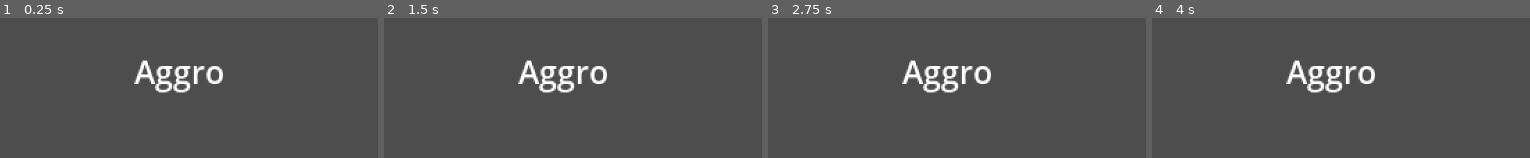
Above: before the commit, frames 1-4 (left to right).
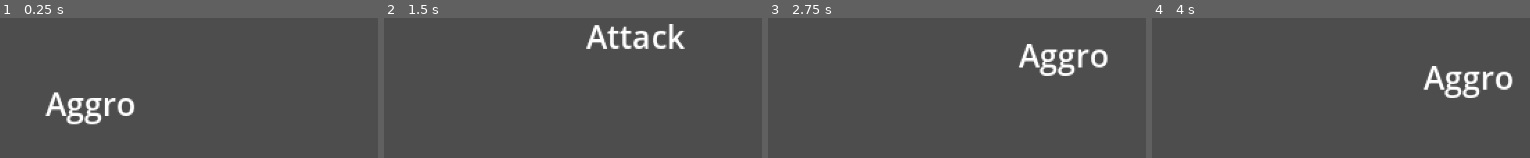
Above: after the commit, the same moments.

Repository: Cedro23/TDCardGame
Game: Godot game, scene res://scenes/game.tscn
The game is run twice, just before and just after one commit, with the same random seed, the same clock (stepped at 60 frames per second) and the same inputs.
Inputs:
- Up to frame 1 (0.25 s): no input
- Up to frame 2 (1.5 s): no input
- Up to frame 3 (2.75 s): tap Enter at 2 s
- Up to frame 4 (4 s): tap Space at 3.5 s

The runs differ from the first frame. In frame 1, 4.4% of the frame differs, in the area x 11-59%, y 30-77%; in frame 2, 4.4%; in frame 3, 4.5%, in the area x 35-90%, y 18-54%; in frame 4, 4.5%.

Commit message:
Updated enemy script

Diff:
--- a/scenes/enemies/melee_enemy.tscn
+++ b/scenes/enemies/melee_enemy.tscn
@@ -21,6 +21,10 @@
 
 [node name="Sprite2D" type="Sprite2D" parent="."]
 
+[node name="AttackTimer" type="Timer" parent="."]
+wait_time = 0.1
+one_shot = true
+
 [node name="AttackRange" type="Area2D" parent="."]
 
 [node name="CollisionShape2D" type="CollisionShape2D" parent="AttackRange"]
@@ -42,6 +46,7 @@
 
 [node name="Attack" type="Node" parent="EnemyStateMachine"]
 script = ExtResource("5_c2208")
+can_move = false
 
 [node name="StateDebug" type="Label" parent="." node_paths=PackedStringArray("state_machine")]
 offset_left = -52.0
@@ -54,9 +59,6 @@
 script = ExtResource("6_cytqf")
 state_machine = NodePath("../EnemyStateMachine")
 
-[node name="AttackTimer" type="Timer" parent="."]
-one_shot = true
-
+[connection signal="timeout" from="AttackTimer" to="EnemyStateMachine/Attack" method="_on_attack_timer_timeout"]
 [connection signal="body_entered" from="AttackRange" to="EnemyStateMachine/Aggro" method="_on_attack_range_body_entered"]
 [connection signal="body_exited" from="AttackRange" to="EnemyStateMachine/Attack" method="_on_attack_range_body_exited"]
-[connection signal="timeout" from="AttackTimer" to="EnemyStateMachine/Attack" method="_on_attack_timer_timeout"]
--- a/scenes/game.tscn
+++ b/scenes/game.tscn
@@ -6,13 +6,13 @@
 [sub_resource type="RectangleShape2D" id="RectangleShape2D_he7m6"]
 
 [sub_resource type="RectangleShape2D" id="RectangleShape2D_nxjy6"]
-size = Vector2(20, 224)
+size = Vector2(20, 136)
 
 [node name="Game" type="Node2D"]
 
 [node name="MeleeEnemy" parent="." instance=ExtResource("1_yce7x")]
 position = Vector2(-155, 14)
-_speed = 1000.0
+_speed = 150.0
 
 [node name="Camera2D" type="Camera2D" parent="."]
 zoom = Vector2(2, 2)
@@ -44,5 +44,6 @@
 position = Vector2(-32, 0)
 
 [node name="CollisionShape2D" type="CollisionShape2D" parent="StaticBody2D"]
+position = Vector2(0, 44)
 shape = SubResource("RectangleShape2D_nxjy6")
 debug_color = Color(0.114948, 0.647515, 0, 0.42)
--- a/scripts/enemies/alert_state.gd
+++ b/scripts/enemies/alert_state.gd
@@ -2,7 +2,7 @@
 class_name AlertState
 
 func enter():
-	enemy._attack_timer.wait_time = enemy._attack_cooldown
+	pass
 
 func process(_delta:float):
 	if enemy._target == null:
--- a/scripts/enemies/enemy.gd
+++ b/scripts/enemies/enemy.gd
@@ -22,7 +22,6 @@
 # Called when the node enters the scene tree for the first time.
 func _ready():
 	_hp = _max_hp
-	_attack_timer.wait_time = _attack_cooldown
 
 func attack():
 	pass
--- a/scripts/enemies/melee_enemy.gd
+++ b/scripts/enemies/melee_enemy.gd
@@ -7,10 +7,11 @@
 
 
 # Called every frame. 'delta' is the elapsed time since the previous frame.
-func _process(delta: float):
+func _process(_delta: float):
 	if _target != null && state_machine.can_move():
 			var direction_to_target = (_target.position - global_position).normalized()
-			move_and_collide(direction_to_target * _speed * delta)
+			velocity = direction_to_target * _speed
+			move_and_slide()
 
 func attack():
 	_target.take_damage(_attack_damage)
